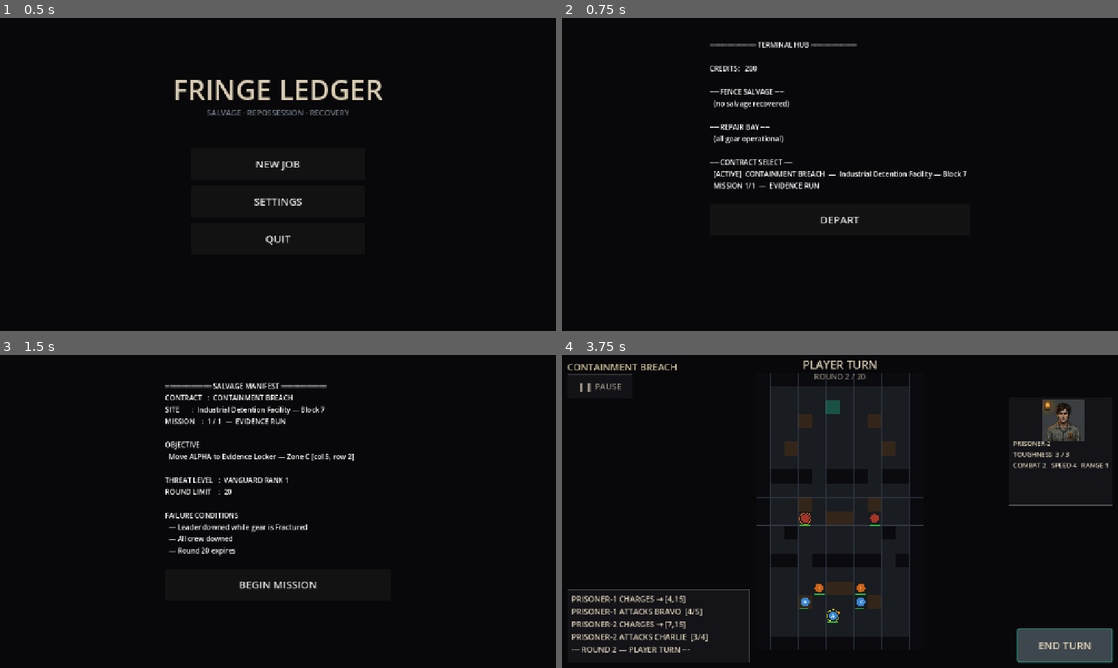
Above: before the commit, frames 1-4 (two rows, left to right).
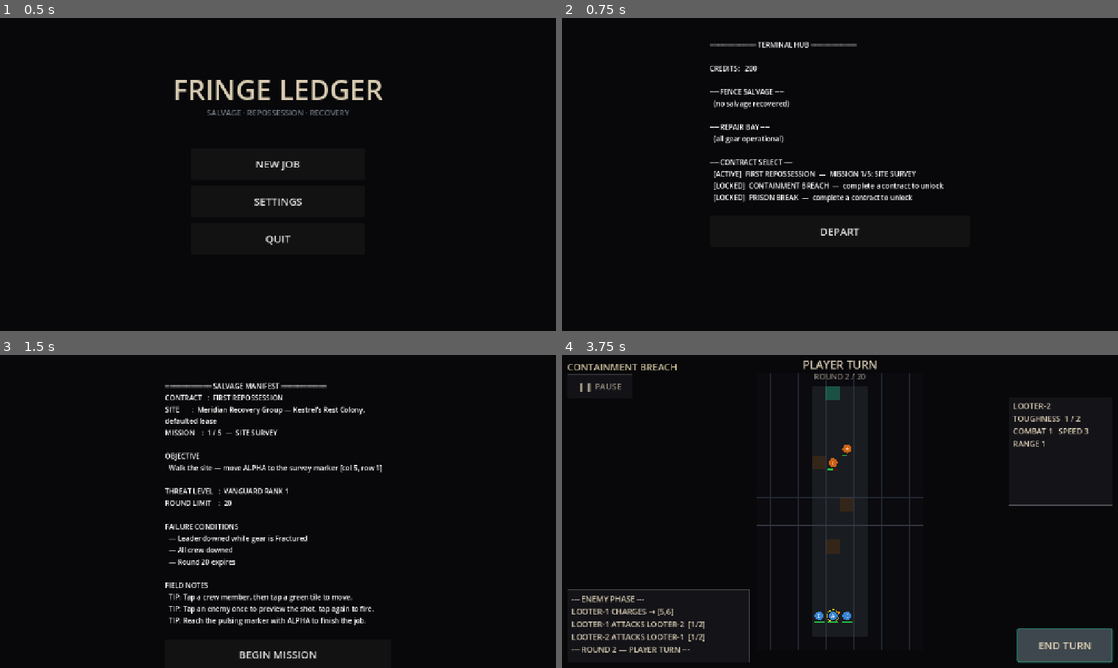
Above: after the commit, the same moments.

Repository: kavemankai/wizcool
Game: Godot game, scene res://scenes/ui/TitleScreen.tscn
The game is run twice, just before and just after one commit, with the same random seed, the same clock (stepped at 60 frames per second) and the same inputs.
Inputs:
- Up to frame 1 (0.5 s): no input
- Up to frame 2 (0.75 s): click "NEW JOB" at 0.5 s
- Up to frame 3 (1.5 s): click "DEPART" at 1.25 s
- Up to frame 4 (3.75 s): click "BEGIN MISSION" at 2 s; click "END TURN" at 2.75 s; click "SKIP ENEMY PHASE" at 3.5 s

Frame 1 is identical in both runs. In frame 2, 1.7% of the frame differs, in the area x 27-73%, y 48-70%; in frame 3, 5.5%, in the area x 29-69%, y 12-98%; in frame 4, 4.9%.

Commit message:
feat: First Repossession — 5-mission beginner campaign (Phase 6)
The release campaign. Employer: Meridian Recovery Group; setting:
Kestrel's Rest Colony, defaulted corporate lease; the Vanguard rival
crew works the same default. Teaching is by mission design — one
mechanic per job, surfaced as FIELD NOTES tips on the briefing screen.

- M1 SITE SURVEY: tiny walled corridor, 2 weak looters, extraction.
  Teaches move / two-tap attack / extract.
- M2 ASSET TAGGING: depot aisles with leapfrog cover lanes, RETRIEVE
  round trip, patrolling watchmen. Teaches graze tiers + flanking.
- M3 CONTESTED CLAIM: comms plaza with heavy-cover midline; Vanguard x2
  cut in at round 3. Teaches fracture economy + field patch.
- M4 SECURITY LOCKOUT: checkpoint chokewall + cells, ELIMINATION vs
  armed security + captain, live hazard rows. Teaches abilities.
- M5 FINAL NOTICE: open loading yard, lease-core RETRIEVE under the
  full Vanguard crew (x3 at round 2). Danger-pay finale (200 cr).

- 5 new colony map methods in GridManager (+ shared _place_perimeter).
- ManifestScreen renders briefing_tips ("FIELD NOTES").
- TerminalHub contract select: beginner job always open; the two
  original campaigns are bonus contracts unlocked after the first
  completed campaign (TAKE CONTRACT switches + saves). Campaign
  completion no longer auto-chains.
- Default campaign is colony-repossession (GameState, save fallback,
  new-job reset).

Verified: campaign smoke test — all 10 missions across 3 campaigns load
with every spawn/objective/enemy tile walkable; suites green (48/48);
headless boot clean. Plan: v1.0 Phase 6.

Co-Authored-By: Claude <noreply@anthropic.com>

Diff:
--- a/scripts/Main.gd
+++ b/scripts/Main.gd
@@ -940,9 +940,8 @@
 		rival_rank = gs.vanguard_rank
 		hud.log("=== CAMPAIGN COMPLETE — DANGER PAY: +%d CR ===" % danger_pay)
 		hud.log("VANGUARD RANK NOW %d" % gs.vanguard_rank)
-		# Advance to next campaign
-		if gs.current_campaign_id == "containment-breach":
-			gs.current_campaign_id = "prison-break"
+		# No auto-chain: completing a contract unlocks the bonus contracts
+		# in the Terminal Hub contract select.
 		gs.current_mission_index = 0
 	else:
 		gs.current_mission_index += 1
--- a/scripts/core/GridManager.gd
+++ b/scripts/core/GridManager.gd
@@ -44,10 +44,107 @@
 		"map-supply-depot":    _place_map_supply_depot()
 		"map-security-block":  _place_map_security_block()
 		"map-cell-corridor":   _place_map_cell_corridor()
+		"map-colony-survey":   _place_map_colony_survey()
+		"map-colony-depot":    _place_map_colony_depot()
+		"map-colony-comms":    _place_map_colony_comms()
+		"map-colony-security": _place_map_colony_security()
+		"map-colony-yard":     _place_map_colony_yard()
 		_:
 			push_warning("GridManager: unknown map_id '%s', loading prototype" % map_id)
 			_place_map_prototype()
 	queue_redraw()
+
+func _place_perimeter() -> void:
+	for x in GRID_WIDTH:
+		_set_tile(x, 0, TileType.WALL)
+		_set_tile(x, GRID_HEIGHT - 1, TileType.WALL)
+	for y in GRID_HEIGHT:
+		_set_tile(0, y, TileType.WALL)
+		_set_tile(GRID_WIDTH - 1, y, TileType.WALL)
+
+# --- First Repossession campaign maps (colony) ------------------------------
+
+## M1 SITE SURVEY — a narrow survey corridor. Deliberately tiny: teaches
+## move / attack / extract with nowhere to get lost.
+func _place_map_colony_survey() -> void:
+	_place_perimeter()
+	# Wall off the flanks: playable corridor is x 4–7.
+	for y in range(1, GRID_HEIGHT - 1):
+		for x in [1, 2, 3, 8, 9, 10]:
+			_set_tile(x, y, TileType.WALL)
+	# Three cover pieces stepping up the corridor.
+	_set_cover_tile(5, 12)
+	_set_cover_tile(6, 9)
+	_set_cover_tile(4, 6)
+
+## M2 ASSET TAGGING — depot aisles with cover lanes. Teaches the graze
+## preview: every approach offers a covered shot and a flanking route.
+func _place_map_colony_depot() -> void:
+	_place_perimeter()
+	# Two storage racks splitting the floor into three aisles.
+	for y in range(4, 9):
+		_set_tile(3, y, TileType.WALL)
+		_set_tile(8, y, TileType.WALL)
+	for y in range(11, 16):
+		_set_tile(5, y, TileType.WALL)
+		_set_tile(6, y, TileType.WALL)
+	# Cover lanes — pairs the player can leapfrog between.
+	_set_cover_tile(2, 13); _set_cover_tile(9, 13)
+	_set_cover_tile(4, 10); _set_cover_tile(7, 10)
+	_set_cover_tile(2, 7);  _set_cover_tile(9, 7)
+	_set_cover_tile(5, 5); _set_cover_tile(6, 5)
+
+## M3 CONTESTED CLAIM — comms relay plaza. Open centre with cover clusters;
+## the Vanguard cut in from the top mid-mission.
+func _place_map_colony_comms() -> void:
+	_place_perimeter()
+	# Relay building stubs left and right.
+	for y in range(7, 10):
+		_set_tile(2, y, TileType.WALL)
+		_set_tile(9, y, TileType.WALL)
+	# Central cover clusters.
+	_set_cover_tile(5, 13); _set_cover_tile(6, 13)
+	_set_cover_tile(3, 10); _set_cover_tile(8, 10)
+	_set_cover_tile(5, 7);  _set_cover_tile(6, 7)
+	_set_cover_tile(4, 4);  _set_cover_tile(7, 4)
+	set_cover_tier(GridPos.new(5, 7), 2)   # heavy cover at the midline
+	set_cover_tier(GridPos.new(6, 7), 2)
+
+## M4 SECURITY LOCKOUT — the colony security wing. Chokepoints + the
+## hazard rows (8–12) make the midfield dangerous ground.
+func _place_map_colony_security() -> void:
+	_place_perimeter()
+	# Security checkpoint chokewall at row 7 with two doors.
+	for x in GRID_WIDTH:
+		if x != 3 and x != 8:
+			_set_tile(x, 7, TileType.WALL)
+	# Holding cells bottom-left / bottom-right.
+	for y in range(11, 14):
+		_set_tile(3, y, TileType.WALL)
+		_set_tile(8, y, TileType.WALL)
+	# Cover at the door approaches and inside the wing.
+	_set_cover_tile(3, 9);  _set_cover_tile(8, 9)
+	_set_cover_tile(2, 5);  _set_cover_tile(9, 5)
+	_set_cover_tile(5, 4);  _set_cover_tile(6, 4)
+	set_cover_tier(GridPos.new(5, 4), 2)
+	set_cover_tier(GridPos.new(6, 4), 2)
+	_set_cover_tile(4, 15); _set_cover_tile(7, 15)
+
+## M5 FINAL NOTICE — the loading yard. Big open finale: long sightlines,
+## scattered cover, the full Vanguard crew arriving early.
+func _place_map_colony_yard() -> void:
+	_place_perimeter()
+	# Cargo stacks.
+	_set_tile(3, 5, TileType.WALL);  _set_tile(4, 5, TileType.WALL)
+	_set_tile(7, 11, TileType.WALL); _set_tile(8, 11, TileType.WALL)
+	_set_tile(2, 14, TileType.WALL)
+	# Scattered crates (cover) across the yard.
+	_set_cover_tile(6, 15); _set_cover_tile(3, 12)
+	_set_cover_tile(5, 10); _set_cover_tile(9, 9)
+	_set_cover_tile(2, 8);  _set_cover_tile(6, 7)
+	_set_cover_tile(8, 5);  _set_cover_tile(4, 3)
+	set_cover_tier(GridPos.new(6, 7), 2)
+	set_cover_tier(GridPos.new(4, 3), 2)
 
 func _init_tiles() -> void:
 	tiles.resize(GRID_WIDTH)
--- a/scripts/data/CampaignData.gd
+++ b/scripts/data/CampaignData.gd
@@ -5,10 +5,16 @@
 
 static func get_campaign(campaign_id: String) -> Dictionary:
 	match campaign_id:
-		"containment-breach": return _containment_breach()
-		"prison-break":       return _prison_break()
+		"colony-repossession": return _colony_repossession()
+		"containment-breach":  return _containment_breach()
+		"prison-break":        return _prison_break()
 	push_warning("CampaignData: unknown campaign '%s'" % campaign_id)
 	return {}
+
+## All campaigns in hub display order. The first is the beginner job;
+## the rest unlock as bonus contracts once a campaign has been completed.
+static func all_campaign_ids() -> Array[String]:
+	return ["colony-repossession", "containment-breach", "prison-break"]
 
 static func get_mission(campaign_id: String, index: int) -> Dictionary:
 	var camp := get_campaign(campaign_id)
@@ -20,6 +26,253 @@
 
 static func get_mission_count(campaign_id: String) -> int:
 	return get_campaign(campaign_id).get("missions", []).size()
+
+# ---------------------------------------------------------------------------
+# Campaign 0 — First Repossession (the beginner job)
+# Employer: Meridian Recovery Group. A frontier colony has defaulted on its
+# corporate lease; the crew is contracted to reclaim company property.
+# The Vanguard Salvage Co. is working the same default for a rival creditor.
+# Missions ramp one mechanic at a time — taught by design, not popups.
+# ---------------------------------------------------------------------------
+
+static func _colony_repossession() -> Dictionary:
+	return {
+		"campaign_id": "colony-repossession",
+		"title": "FIRST REPOSSESSION",
+		"description": "Meridian Recovery Group — Kestrel's Rest Colony, defaulted lease",
+		"danger_pay": 200,
+		"missions": [_cr_1(), _cr_2(), _cr_3(), _cr_4(), _cr_5()],
+	}
+
+static func _cr_1() -> Dictionary:
+	return {
+		"mission_id": "cr-1",
+		"title": "SITE SURVEY",
+		"map_id": "map-colony-survey",
+		"objective": ObjectiveType.EXTRACTION,
+		"objective_data": {"target_tile": Vector2i(5, 1)},
+		"hud_objective": "Walk the site — move ALPHA to the survey marker [col 5, row 1]",
+		"briefing_tips": [
+			"TIP: Tap a crew member, then tap a green tile to move.",
+			"TIP: Tap an enemy once to preview the shot, tap again to fire.",
+			"TIP: Reach the pulsing marker with ALPHA to finish the job.",
+		],
+		"player_spawns": [
+			{"id": "ALPHA",   "pos": Vector2i(5, 17)},
+			{"id": "BRAVO",   "pos": Vector2i(4, 17)},
+			{"id": "CHARLIE", "pos": Vector2i(6, 17)},
+		],
+		"enemy_config": [
+			{
+				"id": "LOOTER-1", "archetype": Unit.Archetype.RAMPAGING,
+				"hp": 2, "cs": 1, "spd": 3, "rng": 1,
+				"pos": Vector2i(5, 9),
+				"gear": [],
+			},
+			{
+				"id": "LOOTER-2", "archetype": Unit.Archetype.RAMPAGING,
+				"hp": 2, "cs": 1, "spd": 3, "rng": 1,
+				"pos": Vector2i(6, 5),
+				"gear": [],
+			},
+		],
+		"vanguard_spawns": [],
+	}
+
+static func _cr_2() -> Dictionary:
+	return {
+		"mission_id": "cr-2",
+		"title": "ASSET TAGGING",
+		"map_id": "map-colony-depot",
+		"objective": ObjectiveType.RETRIEVE,
+		"objective_data": {
+			"item_tile": Vector2i(5, 3),
+			"extract_tile": Vector2i(6, 17),
+		},
+		"hud_objective": "Tag the company asset [col 5, row 3], then haul it to the dock [col 6, row 17]",
+		"briefing_tips": [
+			"TIP: Cover downgrades incoming hits — CLEAN beats GRAZE beats DEFLECTED.",
+			"TIP: Flank around cover to land CLEAN hits; watch the shot preview.",
+			"TIP: Watchmen patrol fixed routes until they see you.",
+		],
+		"player_spawns": [
+			{"id": "ALPHA",   "pos": Vector2i(5, 17)},
+			{"id": "BRAVO",   "pos": Vector2i(3, 17)},
+			{"id": "CHARLIE", "pos": Vector2i(8, 17)},
+		],
+		"enemy_config": [
+			{
+				"id": "WATCHMAN-1", "archetype": Unit.Archetype.GUARDIAN,
+				"hp": 3, "cs": 2, "spd": 2, "rng": 2,
+				"pos": Vector2i(2, 6),
+				"zone_min": 4, "zone_max": 10,
+				"patrol": [Vector2i(2, 4), Vector2i(2, 9)],
+				"gear": [],
+			},
+			{
+				"id": "WATCHMAN-2", "archetype": Unit.Archetype.GUARDIAN,
+				"hp": 3, "cs": 2, "spd": 2, "rng": 2,
+				"pos": Vector2i(9, 6),
+				"zone_min": 4, "zone_max": 10,
+				"patrol": [Vector2i(9, 4), Vector2i(9, 9)],
+				"gear": [],
+			},
+		],
+		"vanguard_spawns": [],
+	}
+
+static func _cr_3() -> Dictionary:
+	return {
+		"mission_id": "cr-3",
+		"title": "CONTESTED CLAIM",
+		"map_id": "map-colony-comms",
+		"objective": ObjectiveType.EXTRACTION,
+		"objective_data": {"target_tile": Vector2i(5, 1)},
+		"hud_objective": "Secure the comms relay — move ALPHA to the uplink [col 5, row 1]",
+		"briefing_tips": [
+			"TIP: A rival crew is working this claim — expect company at round 3.",
+			"TIP: When gear FRACTURES, toughness resets but the modifier is gone.",
+			"TIP: ALPHA's FIELD PATCH partially restores one fractured item.",
+		],
+		"player_spawns": [
+			{"id": "ALPHA",   "pos": Vector2i(5, 17)},
+			{"id": "BRAVO",   "pos": Vector2i(3, 16)},
+			{"id": "CHARLIE", "pos": Vector2i(7, 16)},
+		],
+		"enemy_config": [
+			{
+				"id": "WATCHMAN-3", "archetype": Unit.Archetype.GUARDIAN,
+				"hp": 3, "cs": 2, "spd": 2, "rng": 2,
+				"pos": Vector2i(5, 8),
+				"zone_min": 6, "zone_max": 11,
+				"patrol": [Vector2i(4, 8), Vector2i(7, 8)],
+				"gear": [],
+			},
+			{
+				"id": "LOOTER-3", "archetype": Unit.Archetype.RAMPAGING,
+				"hp": 3, "cs": 2, "spd": 3, "rng": 1,
+				"pos": Vector2i(3, 5),
+				"gear": [],
+			},
+			{
+				"id": "LOOTER-4", "archetype": Unit.Archetype.RAMPAGING,
+				"hp": 3, "cs": 2, "spd": 3, "rng": 1,
+				"pos": Vector2i(8, 5),
+				"gear": [],
+			},
+		],
+		"vanguard_spawn_turn": 3,
+		"vanguard_count": 2,
+		"vanguard_spawns": [
+			{"pos": Vector2i(3, 1), "zone_min": 1, "zone_max": 8},
+			{"pos": Vector2i(8, 1), "zone_min": 1, "zone_max": 8},
+		],
+	}
+
+static func _cr_4() -> Dictionary:
+	return {
+		"mission_id": "cr-4",
+		"title": "SECURITY LOCKOUT",
+		"map_id": "map-colony-security",
+		"objective": ObjectiveType.ELIMINATION,
+		"objective_data": {},
+		"hud_objective": "Colony security won't honour the writ — clear the wing",
+		"briefing_tips": [
+			"TIP: USE ABILITY fires your weapon special — ARC PULSE chains SUPPRESSED.",
+			"TIP: Amber warning tiles vent at end of round — clear the area.",
+			"TIP: BRAVO's BRACE downgrades every incoming hit one tier.",
+		],
+		"player_spawns": [
+			{"id": "ALPHA",   "pos": Vector2i(5, 17)},
+			{"id": "BRAVO",   "pos": Vector2i(3, 16)},
+			{"id": "CHARLIE", "pos": Vector2i(7, 16)},
+		],
+		"enemy_config": [
+			{
+				"id": "SECURITY-1", "archetype": Unit.Archetype.GUARDIAN,
+				"hp": 4, "cs": 2, "spd": 2, "rng": 2,
+				"pos": Vector2i(3, 5),
+				"zone_min": 1, "zone_max": 6,
+				"patrol": [Vector2i(3, 3), Vector2i(3, 6)],
+				"gear": [{"slot": "weapon", "id": "STUN-BATON", "mod": 1, "rng": 2}],
+			},
+			{
+				"id": "SECURITY-2", "archetype": Unit.Archetype.GUARDIAN,
+				"hp": 4, "cs": 2, "spd": 2, "rng": 2,
+				"pos": Vector2i(8, 5),
+				"zone_min": 1, "zone_max": 6,
+				"patrol": [Vector2i(8, 3), Vector2i(8, 6)],
+				"gear": [{"slot": "weapon", "id": "STUN-BATON", "mod": 1, "rng": 2}],
+			},
+			{
+				"id": "SECURITY-CAPTAIN", "archetype": Unit.Archetype.TACTICAL,
+				"hp": 5, "cs": 3, "spd": 2, "rng": 3,
+				"pos": Vector2i(5, 3),
+				"gear": [{"slot": "armor", "id": "RIOT-PLATE", "mod": 1}],
+			},
+			{
+				"id": "ENFORCER-1", "archetype": Unit.Archetype.RAMPAGING,
+				"hp": 4, "cs": 2, "spd": 3, "rng": 1,
+				"pos": Vector2i(5, 10),
+				"gear": [],
+			},
+		],
+		"vanguard_spawns": [],
+	}
+
+static func _cr_5() -> Dictionary:
+	return {
+		"mission_id": "cr-5",
+		"title": "FINAL NOTICE",
+		"map_id": "map-colony-yard",
+		"objective": ObjectiveType.RETRIEVE,
+		"objective_data": {
+			"item_tile": Vector2i(5, 2),
+			"extract_tile": Vector2i(5, 17),
+		},
+		"hud_objective": "Recover the lease core [col 5, row 2] and reach the hauler [col 5, row 17]",
+		"briefing_tips": [
+			"TIP: The Vanguard crew arrives in force at round 2 — move fast or dig in.",
+			"TIP: Downed Vanguard drop broken gear — fence it at the Terminal Hub.",
+			"TIP: Danger Pay lands when the contract closes. Finish the job.",
+		],
+		"player_spawns": [
+			{"id": "ALPHA",   "pos": Vector2i(5, 17)},
+			{"id": "BRAVO",   "pos": Vector2i(3, 16)},
+			{"id": "CHARLIE", "pos": Vector2i(7, 16)},
+		],
+		"enemy_config": [
+			{
+				"id": "WATCHMAN-4", "archetype": Unit.Archetype.GUARDIAN,
+				"hp": 4, "cs": 2, "spd": 2, "rng": 2,
+				"pos": Vector2i(3, 4),
+				"zone_min": 1, "zone_max": 7,
+				"patrol": [Vector2i(3, 2), Vector2i(3, 6)],
+				"gear": [],
+			},
+			{
+				"id": "WATCHMAN-5", "archetype": Unit.Archetype.GUARDIAN,
+				"hp": 4, "cs": 2, "spd": 2, "rng": 2,
+				"pos": Vector2i(8, 4),
+				"zone_min": 1, "zone_max": 7,
+				"patrol": [Vector2i(8, 2), Vector2i(8, 6)],
+				"gear": [],
+			},
+			{
+				"id": "ENFORCER-2", "archetype": Unit.Archetype.RAMPAGING,
+				"hp": 4, "cs": 2, "spd": 3, "rng": 1,
+				"pos": Vector2i(6, 9),
+				"gear": [],
+			},
+		],
+		"vanguard_spawn_turn": 2,
+		"vanguard_count": 3,
+		"vanguard_spawns": [
+			{"pos": Vector2i(2, 1), "zone_min": 1, "zone_max": 18},
+			{"pos": Vector2i(9, 1), "zone_min": 1, "zone_max": 18},
+			{"pos": Vector2i(5, 1), "zone_min": 1, "zone_max": 18},
+		],
+	}
 
 # ---------------------------------------------------------------------------
 # Campaign 1 — Containment Breach
--- a/scripts/data/GameState.gd
+++ b/scripts/data/GameState.gd
@@ -11,7 +11,7 @@
 var last_mission_result: Dictionary = {}
 var pending_loot: Array[GearItem] = []
 
-var current_campaign_id: String = "containment-breach"
+var current_campaign_id: String = "colony-repossession"
 var current_mission_index: int = 0
 var campaigns_completed: int = 0
 
--- a/scripts/data/SaveManager.gd
+++ b/scripts/data/SaveManager.gd
@@ -22,6 +22,7 @@
 	gs.crew = []
 	gs.pending_loot = []
 	gs.last_mission_result = {}
+	gs.current_campaign_id = "colony-repossession"
 	gs.current_mission_index = 0
 	gs.campaigns_completed = 0
 
@@ -93,7 +94,7 @@
 	var result: Dictionary = parsed
 	gs.credits = result.get("credits", STARTING_CREDITS)
 	gs.vanguard_rank = result.get("vanguard_rank", 1)
-	gs.current_campaign_id = result.get("current_campaign_id", "containment-breach")
+	gs.current_campaign_id = result.get("current_campaign_id", "colony-repossession")
 	gs.current_mission_index = result.get("current_mission_index", 0)
 	gs.campaigns_completed = result.get("campaigns_completed", 0)
 	var raw_crew: Array = result.get("crew", [])
--- a/scripts/ui/ManifestScreen.gd
+++ b/scripts/ui/ManifestScreen.gd
@@ -35,6 +35,14 @@
 	_row(vbox, "  — Round 20 expires")
 	_row(vbox, "")
 
+	# Mission teaching tips (beginner campaign ramps one mechanic per job).
+	var tips: Array = mission.get("briefing_tips", [])
+	if not tips.is_empty():
+		_row(vbox, "FIELD NOTES")
+		for tip: String in tips:
+			_row(vbox, "  " + tip)
+		_row(vbox, "")
+
 	var btn := Button.new()
 	btn.text = "BEGIN MISSION"
 	btn.custom_minimum_size = Vector2(0, 72)
--- a/scripts/ui/TerminalHub.gd
+++ b/scripts/ui/TerminalHub.gd
@@ -60,17 +60,21 @@
 
 	_row(vbox, "")
 	_row(vbox, "── CONTRACT SELECT ──")
-	var campaign_id: String = _gs.current_campaign_id
-	var camp := CampaignData.get_campaign(campaign_id)
-	var mission_count := CampaignData.get_mission_count(campaign_id)
-	var mission_idx: int = _gs.current_mission_index
-	var cur_mission := CampaignData.get_mission(campaign_id, mission_idx)
-	if mission_idx == 0:
-		_row(vbox, "  [ACTIVE]  %s  —  %s" % [camp.get("title", ""), camp.get("description", "")])
-		_row(vbox, "  MISSION 1/%d  —  %s" % [mission_count, cur_mission.get("title", "")])
-	else:
-		_row(vbox, "  [IN PROGRESS]  %s  —  MISSION %d/%d" % [camp.get("title", ""), mission_idx + 1, mission_count])
-		_row(vbox, "  NEXT: %s" % cur_mission.get("title", ""))
+	# Beginner job is always open; other contracts unlock after the first
+	# completed campaign. Switching contracts resets that contract to mission 1.
+	var unlocked: bool = _gs.campaigns_completed >= 1
+	for cid: String in CampaignData.all_campaign_ids():
+		var c := CampaignData.get_campaign(cid)
+		var count := CampaignData.get_mission_count(cid)
+		if cid == _gs.current_campaign_id:
+			var idx: int = _gs.current_mission_index
+			var cur := CampaignData.get_mission(cid, idx)
+			_row(vbox, "  [ACTIVE]  %s  —  MISSION %d/%d: %s" % [
+					c.get("title", ""), idx + 1, count, cur.get("title", "")])
+		elif cid == "colony-repossession" or unlocked:
+			_add_contract_row(vbox, cid, c.get("title", ""))
+		else:
+			_row(vbox, "  [LOCKED]  %s  —  complete a contract to unlock" % c.get("title", ""))
 	_row(vbox, "")
 
 	var depart_btn := Button.new()
@@ -149,6 +153,29 @@
 					_sm.save()
 					return
 
+## A selectable contract row: shows the title with a TAKE button that makes
+## it the active campaign (from its first mission) and saves immediately.
+func _add_contract_row(parent: VBoxContainer, cid: String, title: String) -> void:
+	var hbox := HBoxContainer.new()
+	parent.add_child(hbox)
+
+	var lbl := Label.new()
+	lbl.text = "  %s" % title
+	lbl.size_flags_horizontal = Control.SIZE_EXPAND_FILL
+	hbox.add_child(lbl)
+
+	var btn := Button.new()
+	btn.text = "TAKE CONTRACT"
+	btn.custom_minimum_size = Vector2(180, 64)
+	btn.pressed.connect(func() -> void:
+		AudioManager.play_sfx("ui_click")
+		_gs.current_campaign_id = cid
+		_gs.current_mission_index = 0
+		_sm.save()
+		get_tree().reload_current_scene()
+	)
+	hbox.add_child(btn)
+
 func _row(parent: Control, text: String) -> void:
 	var lbl := Label.new()
 	lbl.text = text
